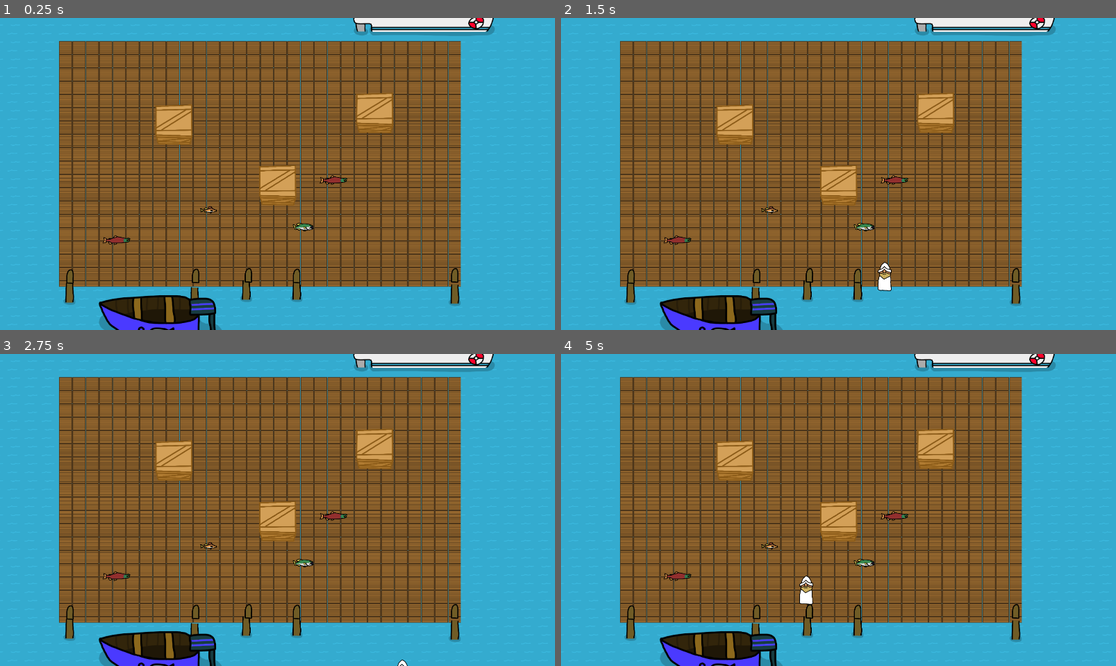
Above: before the commit, frames 1-4 (two rows, left to right).
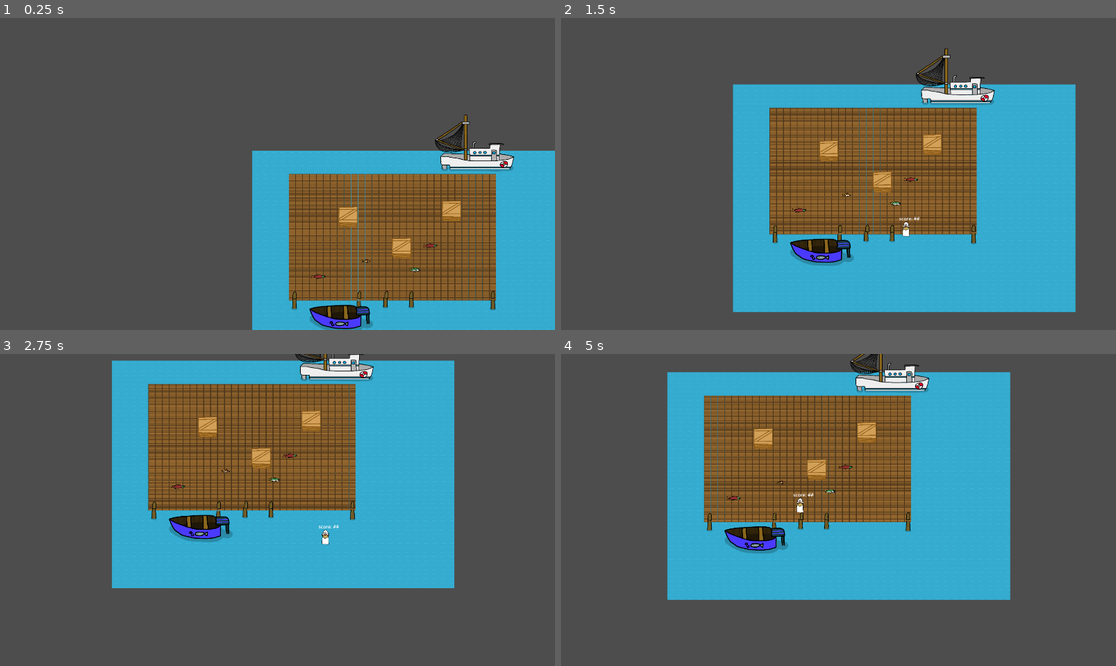
Above: after the commit, the same moments.

Repository: ZevDev54/FishermansWhar
Game: Godot game, scene res://Scenes/GameContainer.tscn
The game is run twice, just before and just after one commit, with the same random seed, the same clock (stepped at 60 frames per second) and the same inputs.
Inputs:
- Up to frame 1 (0.25 s): no input
- Up to frame 2 (1.5 s): tap Enter at 0.5 s; hold D (move_right) 0.53-1.28 s; tap Space (join) at 0.6 s; tap E (pickup) at 0.8, 1.35 s; hold S (move_down) from 1.28 s (still down)
- Up to frame 3 (2.75 s): tap Space (join) at 1.55, 2.1 s; release S (move_down) at 2.03 s; hold D (move_right) from 2.03 s (still down); tap E (pickup) at 2.3 s
- Up to frame 4 (5 s): release D (move_right) at 2.78 s; hold W (move_up) 2.78-3.53 s; tap E (pickup) at 2.85, 3.8, 4.35 s; tap Space (join) at 3.05, 3.6, 4.55 s; hold A (move_left) from 3.53 s (still down)

The runs differ from the first frame. In frame 1, 85% of the frame differs, in the area x 0-100%, y 0-100%; in frame 2, 82%; in frame 3, 90%; in frame 4, 92%.
Error after the commit: Invalid type in utility function "lerp()". Cannot convert argument 2 from int to float. (res://Scenes/SmartCamera.gd:16)

Commit message:
godot out of sync, bad commit. Commiting for safety

Diff:
--- a/Scenes/GameContainer.tscn
+++ b/Scenes/GameContainer.tscn
@@ -6,6 +6,10 @@
 [ext_resource type="PackedScene" uid="uid://df2qlsuxgg8m7" path="res://Scenes/player.tscn" id="3_al4fi"]
 [ext_resource type="Script" path="res://demo/player_manager.gd" id="4_80ujy"]
 [ext_resource type="Script" path="res://Scenes/RoundManager.gd" id="5_1h57y"]
+[ext_resource type="Script" path="res://Scenes/PlayerTracker.gd" id="6_c3l50"]
+[ext_resource type="Script" path="res://Scripts/ScoreManager.gd" id="7_kgq12"]
+[ext_resource type="Script" path="res://Scripts/ProjectileManager.gd" id="8_j7y3a"]
+[ext_resource type="PackedScene" uid="uid://llsoqoi5kfof" path="res://Scenes/smart_camera.tscn" id="9_2m3y3"]
 
 [node name="Control" type="Control"]
 layout_mode = 3
@@ -38,4 +42,16 @@
 [node name="RoundManager" type="Node" parent="SubViewportContainer/SubViewport/GameManager"]
 script = ExtResource("5_1h57y")
 
+[node name="PlayerTracker" type="Node" parent="SubViewportContainer/SubViewport/GameManager"]
+script = ExtResource("6_c3l50")
+
+[node name="ScoreManager" type="Node" parent="SubViewportContainer/SubViewport/GameManager"]
+script = ExtResource("7_kgq12")
+
+[node name="BulletsParent" type="Node2D" parent="SubViewportContainer/SubViewport/GameManager" node_paths=PackedStringArray("projectile_parent")]
+script = ExtResource("8_j7y3a")
+projectile_parent = NodePath(".")
+
+[node name="SmartCamera" parent="SubViewportContainer/SubViewport/GameManager" instance=ExtResource("9_2m3y3")]
+
 [node name="World" parent="SubViewportContainer/SubViewport" instance=ExtResource("1_v3bfn")]
--- a/Scenes/PlayerScoring.gd
+++ b/Scenes/PlayerScoring.gd
@@ -1,6 +1,9 @@
 extends Node
+class_name PlayerScoring;
+
 
 var score : int = 0;
+@export var score_display : Label;
 
 # Called when the node enters the scene tree for the first time.
 func _ready():
@@ -11,8 +14,10 @@
 func _process(delta):
 	pass
 
-func count_kill():
+func count_kill(unique_id):
 	score += 1;
+	print("Player", str(unique_id), "Scored a kill!")
+	score_display.text = ("Score: "+str(score));
 
 func count_last_standing():
 	score += 1;
--- a/Scenes/PlayerTracker.gd
+++ b/Scenes/PlayerTracker.gd
@@ -9,6 +9,15 @@
 		Singletons.Players = self;
 
 
-# Called every frame. 'delta' is the elapsed time since the previous frame.
-func _process(delta):
-	pass
+func register_player(player : Player):
+	player_list.append(player);
+
+func unregister_player(player : Player):
+	for p in range(player_list.size()):
+		if player_list[p] == player:
+			player_list.remove_at(p); # could lead to dangerous undefined behaviour if there is something else trying to access the player.
+
+func get_player_from_id(unique_id):
+	for player in player_list:
+		if(player.unique_player_id == unique_id):
+			return player;
--- a/Scenes/PlayerWeapon.gd
+++ b/Scenes/PlayerWeapon.gd
@@ -2,6 +2,7 @@
 class_name PlayerWeapon;
 
 @export var pickup_area : Area2D;
+@export var owner_player : Player;
 
 var weapon: FishWeapon;
 
@@ -10,7 +11,7 @@
 var input;
 
 func _ready():
-	input = (owner as Player).controls.input;
+	input = owner_player.controls.input;
 
 
 func _process(delta):
@@ -34,7 +35,7 @@
 #pickup weapon
 func set_weapon(set):
 	weapon = set;
-	weapon.holding_parent = self;
+	weapon.set_held_by(self, owner_player.unique_player_id)
 	weapon.gfx.toggle_hands(true);
 
 #drop weapon
--- /dev/null
+++ b/Scenes/SmartCamera.gd
@@ -0,0 +1,49 @@
+extends Node
+
+@onready var actual_cam = $Camera
+@export var distance_to_zoom_ratio = 500.0;
+@export var default_zoom = 1.0;
+var zoom_percent = 1.0;
+
+@export var cam_zoom_speed = 1.0;
+@export var cam_pan_speed = 1.0;
+
+
+
+# Called every frame. 'delta' is the elapsed time since the previous frame.
+func _process(delta):
+	actual_cam.position = actual_cam.global_position.lerp(get_target_point(), cam_zoom_speed * delta);
+	zoom_percent = lerp(zoom_percent, get_target_zoom(), cam_zoom_speed * delta);
+
+	actual_cam.zoom = zoom_percent * default_zoom
+
+
+
+func get_target_point():
+	var players = Singletons.Players.player_list;
+
+	var average_position = Vector2(0,0);
+
+	for player in players:
+		average_position += player.movement.global_position;
+
+	return average_position;
+
+func get_target_zoom():
+	var players = Singletons.Players.player_list;
+
+	var greatest_diagonal = -1;
+
+	for px in players:
+		for py in players:
+			if px == py: continue; # Make sure player isnt being checked against itself.
+
+			var length : float = (px.movement.global_position - py.movement.global_position).magnitude;
+
+			if length > greatest_diagonal:
+				greatest_diagonal = length;
+
+	if(greatest_diagonal != -1):
+		return distance_to_zoom_ratio / greatest_diagonal
+	else:
+		return 1;
--- a/Scenes/game_manager.tscn
+++ b/Scenes/game_manager.tscn
@@ -1,16 +1,10 @@
-[gd_scene load_steps=4 format=3 uid="uid://2wffpt3c3ygt"]
+[gd_scene load_steps=3 format=3 uid="uid://2wffpt3c3ygt"]
 
 [ext_resource type="Script" path="res://Scenes/GameManager.gd" id="1_xhrgr"]
 [ext_resource type="Script" path="res://Scripts/singletons.gd" id="2_ucgig"]
-[ext_resource type="Script" path="res://Scripts/ProjectileManager.gd" id="3_tyw2s"]
 
 [node name="GameManager" type="Node"]
 script = ExtResource("1_xhrgr")
 
-[node name="Singletons" type="Node" parent="." node_paths=PackedStringArray("projectiles")]
+[node name="Singletons" type="Node" parent="."]
 script = ExtResource("2_ucgig")
-projectiles = NodePath("BulletsParent")
-
-[node name="BulletsParent" type="Node2D" parent="Singletons" node_paths=PackedStringArray("projectile_parent")]
-script = ExtResource("3_tyw2s")
-projectile_parent = NodePath(".")
--- a/Scenes/guns/bass.gd
+++ b/Scenes/guns/bass.gd
@@ -60,7 +60,7 @@
 	speed, #speed
 	projectile_damage, #damage
 	projectile_lifetime, #lifetime (seconds)
-	holding_team #team integer
+	holding_unique_id #team integer
 	)
 	#add projectile to parent in scene
 	Singletons.Projectiles.projectile_parent.add_child(shot)
--- a/Scenes/guns/bass.tscn
+++ b/Scenes/guns/bass.tscn
@@ -90,7 +90,7 @@
 shoot_point = NodePath("ShootPosition")
 projectile = ExtResource("2_3rgog")
 projectile_speed = 600.0
-projectile_damage = 5
+projectile_damage = 8
 projectile_lifetime = 0.5
 
 [node name="CollisionShape2D" type="CollisionShape2D" parent="."]
--- a/Scenes/guns/salmon.gd
+++ b/Scenes/guns/salmon.gd
@@ -38,7 +38,7 @@
 	projectile_speed, #speed
 	projectile_damage, #damage
 	projectile_lifetime, #lifetime (seconds)
-	holding_team #team integer
+	holding_unique_id #team integer
 	)
 	#add projectile to parent in scene
 	Singletons.Projectiles.projectile_parent.add_child(shot)
--- a/Scenes/perch.gd
+++ b/Scenes/perch.gd
@@ -40,7 +40,7 @@
 	projectile_speed, # speed
 	projectile_damage, # damage
 	projectile_lifetime, # lifetime (seconds)
-	holding_team # team integer
+	holding_unique_id # team integer
 	)
 	#add projectile to parent in scene
 	Singletons.Projectiles.projectile_parent.add_child(shot)
--- a/Scenes/player.gd
+++ b/Scenes/player.gd
@@ -1,10 +1,11 @@
 extends Node
 class_name Player;
 
-var player_id = -1;
+var unique_player_id = -1;
 
 @export var movement : FishermanMovement;
 @export var controls : PlayerControls;
+@export var scoring : PlayerScoring;
 
 var player_index;
 
@@ -16,6 +17,11 @@
 	controls.input = DeviceInput.new(device)
 	controls.player_index = player_num;
 
-	player_id = randi_range(0, 1000000); # later, change to ensure no duplicate ID edge cases.
+	unique_player_id = randi_range(0, 1000000); # later, change to ensure no duplicate ID edge cases.
 
 	# $Player.text = "%s" % player_num
+
+
+func remove_player():
+	Singletons.Players.remove_player(self);
+	queue_free();
--- a/Scenes/player.tscn
+++ b/Scenes/player.tscn
@@ -72,10 +72,11 @@
 stream_0/stream = ExtResource("6_83ajl")
 stream_0/weight = 1.0
 
-[node name="Player" type="Node" node_paths=PackedStringArray("movement", "controls")]
+[node name="Player" type="Node" node_paths=PackedStringArray("movement", "controls", "scoring")]
 script = ExtResource("1_pm4vy")
 movement = NodePath("Fisherman")
 controls = NodePath("PlayerControls")
+scoring = NodePath("PlayerScoring")
 
 [node name="Fisherman" type="CharacterBody2D" parent="."]
 collision_mask = 9
@@ -101,9 +102,10 @@
 position = Vector2(18, 28)
 texture = ExtResource("3_medks")
 
-[node name="Weapon" type="Node2D" parent="Fisherman" node_paths=PackedStringArray("pickup_area")]
+[node name="Weapon" type="Node2D" parent="Fisherman" node_paths=PackedStringArray("pickup_area", "owner_player")]
 script = ExtResource("4_i4vo3")
 pickup_area = NodePath("../PickupArea")
+owner_player = NodePath("../..")
 
 [node name="PickupArea" type="Area2D" parent="Fisherman"]
 collision_layer = 2
@@ -114,8 +116,11 @@
 shape = SubResource("CircleShape2D_jotal")
 debug_color = Color(0.956855, 7.70092e-07, 0.532949, 0.121569)
 
-[node name="PlayerDamageable" type="Node2D" parent="Fisherman"]
+[node name="PlayerDamageable" type="Node2D" parent="Fisherman" node_paths=PackedStringArray("player_body", "hurt_animation", "weapon")]
 script = ExtResource("5_n54kk")
+player_body = NodePath("..")
+hurt_animation = NodePath("AnimationPlayer")
+weapon = NodePath("../Weapon")
 
 [node name="HurtBox" type="Area2D" parent="Fisherman/PlayerDamageable"]
 collision_layer = 4
@@ -133,10 +138,18 @@
 stream = SubResource("AudioStreamRandomizer_blhkg")
 volume_db = 2.65
 
+[node name="Label" type="Label" parent="Fisherman"]
+offset_left = -24.0
+offset_top = -50.0
+offset_right = 27.0
+offset_bottom = -27.0
+text = "score: ##"
+
 [node name="PlayerControls" type="Node" parent="."]
 script = ExtResource("8_g6f7v")
 
-[node name="PlayerScoring" type="Node" parent="."]
+[node name="PlayerScoring" type="Node" parent="." node_paths=PackedStringArray("score_display")]
 script = ExtResource("9_4gine")
+score_display = NodePath("../Fisherman/Label")
 
 [connection signal="body_entered" from="Fisherman/PlayerDamageable/HurtBox" to="Fisherman/PlayerDamageable" method="_on_hurt_box_body_entered"]
--- a/Scenes/player_joining.gd
+++ b/Scenes/player_joining.gd
@@ -25,6 +25,10 @@
 	var device = player_manager.get_player_device(player)
 	player_node.init(player, device)
 
+	var player_interface = player_node as Player;
+
+	Singletons.Players.register_player(player_interface);
+
 	# add the player to the tree
 	add_child(player_node)
 
@@ -32,7 +36,7 @@
 	player_node.movement.position = Vector2(randf_range(50, 400), randf_range(50, 400))
 
 func delete_player(player: int):
-	player_nodes[player].queue_free()
+	player_nodes[player].remove_player()
 	player_nodes.erase(player)
 
 func on_player_leave(player: int):
--- a/Scenes/projectile.gd
+++ b/Scenes/projectile.gd
@@ -6,10 +6,10 @@
 var speed = 0.0;
 var lifetime = 1.0;
 
-func init(set_position, set_direction, set_speed, set_damage, set_lifetime, set_team):
+func init(set_position, set_direction, set_speed, set_damage, set_lifetime, set_unique_id):
 	rigidbody.position = set_position;
 	# move_and_collide(global_position);
-	self.team_int = set_team;
+	unique_id_source = set_unique_id;
 	self.shoot_direction = set_direction;
 	self.speed = set_speed;
 	self.damage = set_damage;
@@ -29,7 +29,7 @@
 	rigidbody.move_and_collide(rigidbody.position - object.global_position);
 	# print(global_position)
 
-func deal_damage(damageable):
+func deal_damage(damageable : Damageable):
 	super.deal_damage(damageable);
 	queue_free();
 
--- /dev/null
+++ b/Scenes/smart_camera.tscn
@@ -0,0 +1,8 @@
+[gd_scene load_steps=2 format=3 uid="uid://llsoqoi5kfof"]
+
+[ext_resource type="Script" path="res://Scenes/SmartCamera.gd" id="1_pfgi5"]
+
+[node name="SmartCamera" type="Node"]
+script = ExtResource("1_pfgi5")
+
+[node name="Camera" type="Camera2D" parent="."]
--- a/Scripts/ContactDamager.gd
+++ b/Scripts/ContactDamager.gd
@@ -2,5 +2,5 @@
 class_name ContactDamager
 
 func deal_damage(damageable):
-    damageable.take_damage(self.damage, self.team_int); #vars from parent
+    damageable.take_damage(self.damage, self.unique_id_source); #vars from parent
     print("Damage to:", str(damageable));
--- a/Scripts/DamageSource.gd
+++ b/Scripts/DamageSource.gd
@@ -1,8 +1,9 @@
 extends Node;
 class_name DamageSource;
 
-@export var damage = 10;
-@export var team_int = 0;
+@export var damage : int = 10;
+@export var unique_id_source = -1;
+
 
 func deal_damage(damageable):
     pass;
--- a/Scripts/Damageable.gd
+++ b/Scripts/Damageable.gd
@@ -1,16 +1,20 @@
 extends Node;
 class_name Damageable;
 
-var health;
+var health : int;
 @export var max_health: int = 100;
 
 func _ready():
 	health = max_health;
 
-func take_damage(damage, team):
+func take_damage(damage, unique_player_id):
 	health -= damage;
-	print("Take damage!")
-	if (health <= 0):
+
+	var lethal = (health <= 0) # killed player?
+
+	Singletons.Scoring.credit_player_damage(unique_player_id, damage, lethal)
+
+	if lethal:
 		die();
 
 func die():
--- a/Scripts/FishWeapon.gd
+++ b/Scripts/FishWeapon.gd
@@ -12,7 +12,7 @@
 var trigger_input;
 
 var holding_parent;
-var holding_team;
+var holding_unique_id;
 var aim_vec := Vector2.ZERO;
 
 func aim_loop(set_aim_x, set_aim_y):
@@ -35,13 +35,13 @@
 		else:
 			gfx.toggle_flipped(true)
 
-func set_held_by(hands, team):
+func set_held_by(hands, unique_id):
 	holding_parent = hands;
-	holding_team = team;
+	holding_unique_id = unique_id;
 
 func drop():
 	holding_parent = null;
-	holding_team = -1;
+	holding_unique_id = -1;
 	gfx.toggle_hands(false);
 	print("weapon drop heard")
 
--- /dev/null
+++ b/Scripts/ScoreManager.gd
@@ -0,0 +1,12 @@
+extends Node
+class_name ScoreManager;
+
+func _ready():
+    print("ahhh score amanger andanda")
+    if Singletons.Scoring == null:
+        Singletons.Scoring = self;
+
+func credit_player_damage(unique_id : int, damage : int, lethal : bool):
+    var player_scoring = Singletons.Players.get_player_from_id(unique_id).scoring;
+    if lethal:
+        player_scoring.count_kill(unique_id);
--- a/Scripts/singletons.gd
+++ b/Scripts/singletons.gd
@@ -1,6 +1,6 @@
 extends Node;
-class_name singletons;
 
 @export var Projectiles : ProjectileManager;
 @export var Game : GameManager;
 @export var Players : PlayerTracker;
+@export var Scoring : ScoreManager;
Not shown: 1 places in Scenes/GameContainer.tscn that only renumber resources
